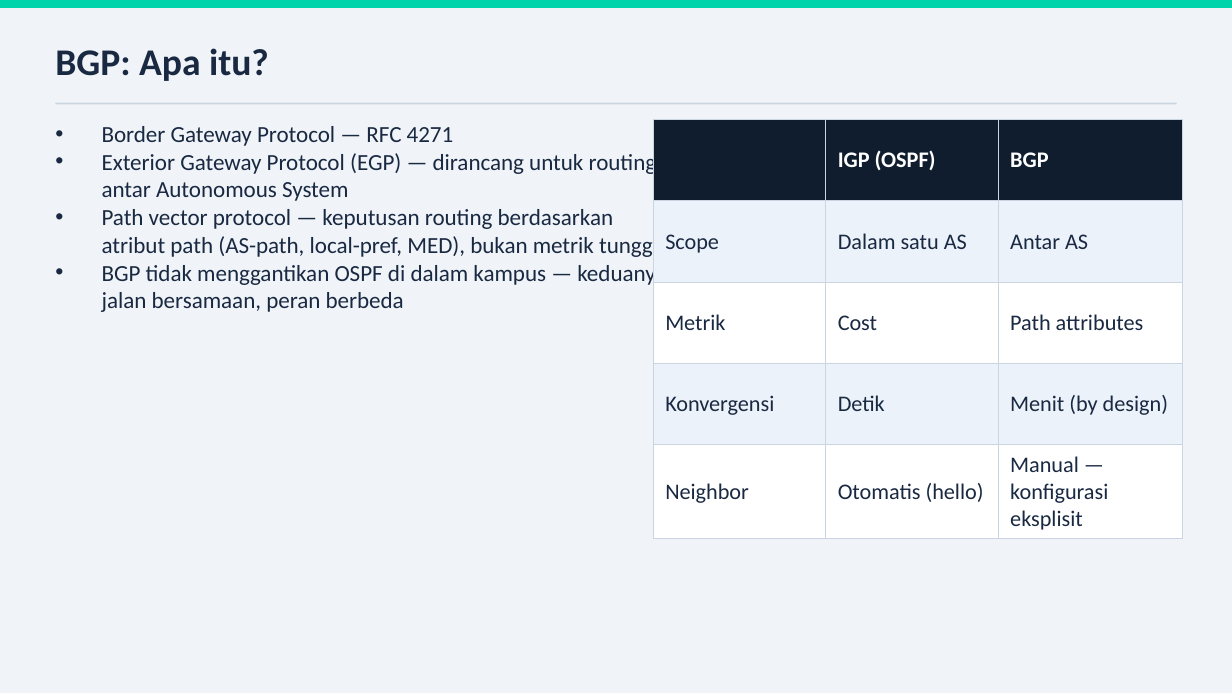
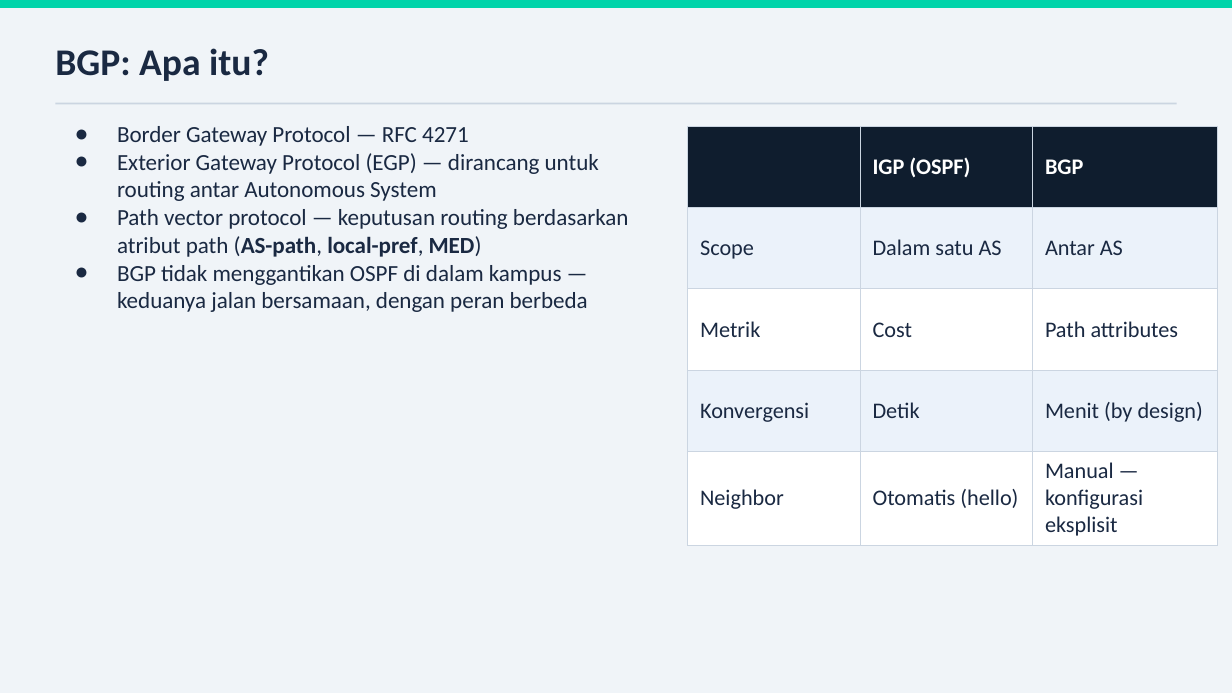
Before and after one commit to indi9o/bgp-workshop-labs, a slide deck: slide 11 of hari1/BGP-Workshop-Hari1.pptx. Drawn at 1232x693 pixels with LibreOffice and Linux fonts; fonts in the diff are those of the drawing. Boxes give left, top, right and bottom in pixels: in the first picture for what was removed or moved away, otherwise in the second. Text is boxed around its words. In the diff, an @@ line names an element or a change of style, - is before the commit and + after.

```diff
--- a/hari1/BGP-Workshop-Hari1.pptx
+++ b/hari1/BGP-Workshop-Hari1.pptx
@@ text at [117,126,599,201]: bullet • to ● @@
@@ table at [687,127,1217,540] @@
@@ borders changed @@
@@ table: place and size @@
-table at [653,120,1183,534]
+table at [687,127,1217,540]
@@ text at [117,209,629,312]: text changed @@
-• Path vector protocol — keputusan routing berdasarkan atribut path (AS-path, local-pref, MED), bukan metrik tunggal
-• BGP tidak menggantikan OSPF di dalam kampus — keduanya jalan bersamaan, peran berbeda
+● Path vector protocol — keputusan routing berdasarkan atribut path (AS-path, local-pref, MED)
+● BGP tidak menggantikan OSPF di dalam kampus — keduanya jalan bersamaan, dengan peran berbeda
```
Also in this commit, not shown: 24 other slides changed, 1 other file.
